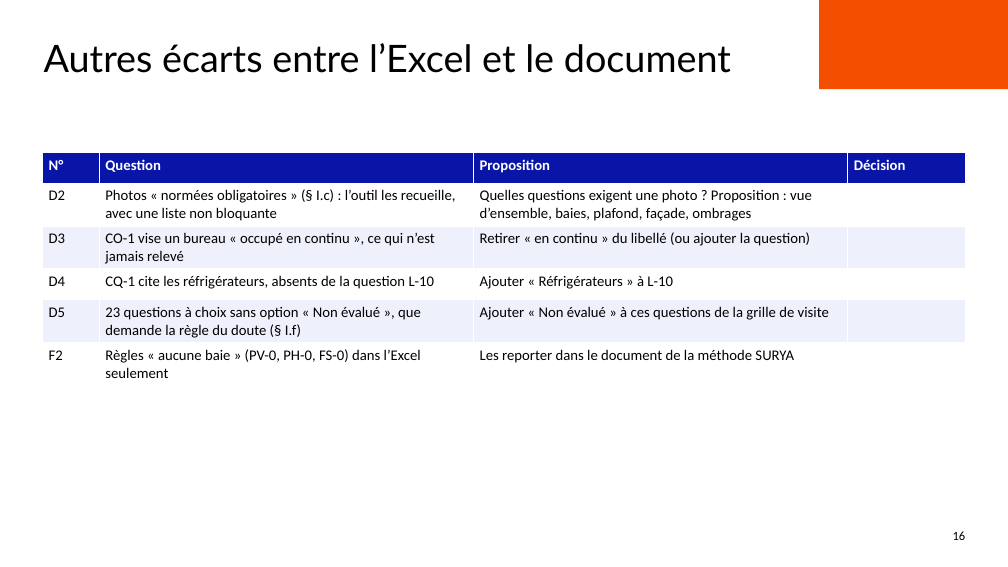
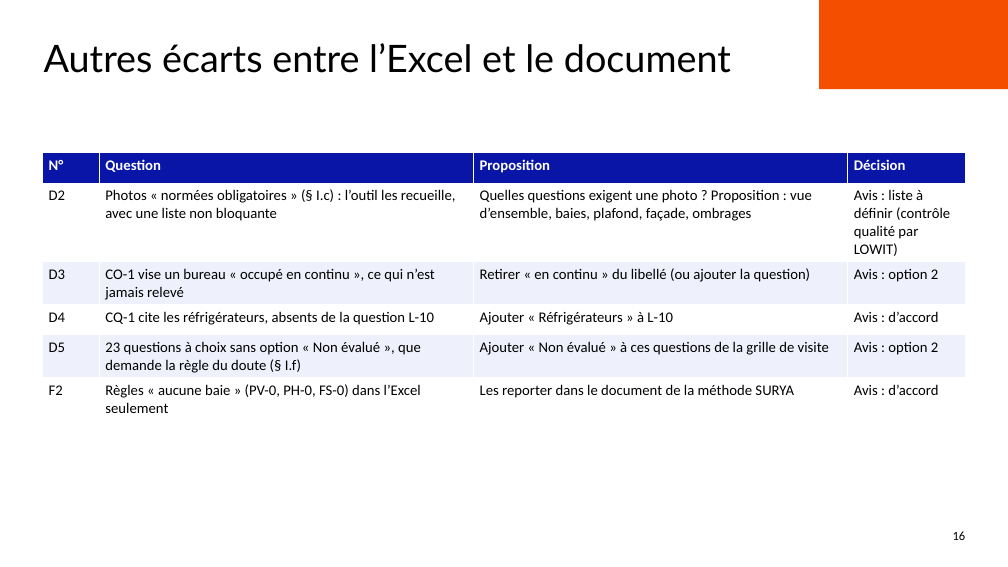
Before and after one commit to benjaminlallemand44/outilplancanicule_methodosurya, a slide deck: slide 16 of docs/presentation/Points_a_trancher_reunion.pptx. Drawn at 1008x567 pixels with LibreOffice and Linux fonts; fonts in the diff are those of the drawing; background and template pictures are left out. Boxes give left, top, right and bottom in pixels: in the first picture for what was removed or moved away, otherwise in the second. Text is boxed around its words. In the diff, an @@ line names an element or a change of style, - is before the commit and + after.

```diff
--- a/docs/presentation/Points_a_trancher_reunion.pptx
+++ b/docs/presentation/Points_a_trancher_reunion.pptx
@@ table at bbox=[42, 153, 965, 417] @@
-row 2, column 4: 
+row 2, column 4: Avis : liste à définir (contrôle qualité par LOWIT)
-row 3, column 4: 
+row 3, column 4: Avis : option 2
-row 4, column 4: 
+row 4, column 4: Avis : d’accord
-row 5, column 4: 
+row 5, column 4: Avis : option 2
-row 6, column 4: 
+row 6, column 4: Avis : d’accord
```
Also in this commit, not shown: 7 other slides changed, 4 other files.
